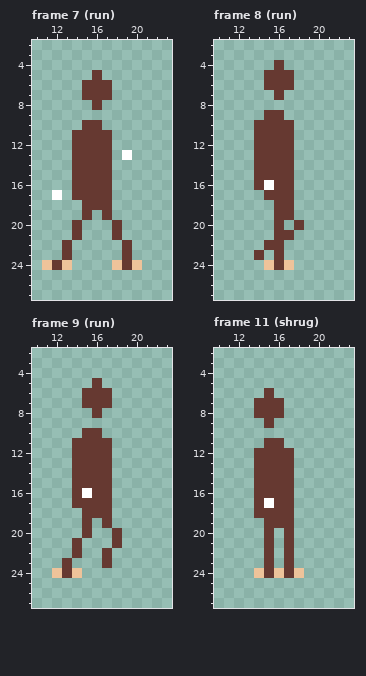
Pixel-art file, stored at assets/1bit_simple.aseprite. The picture above was drawn from the file before the commit.
32x32 pixels, 20 frames. Shown: frame 7 (run): x 10..23, y 2..27; frame 8 (run): x 10..23, y 2..27; frame 9 (run): x 10..23, y 2..27; frame 11 (shrug): x 10..23, y 2..27. The commit also changed other frames, which this record leaves out.
After the commit:
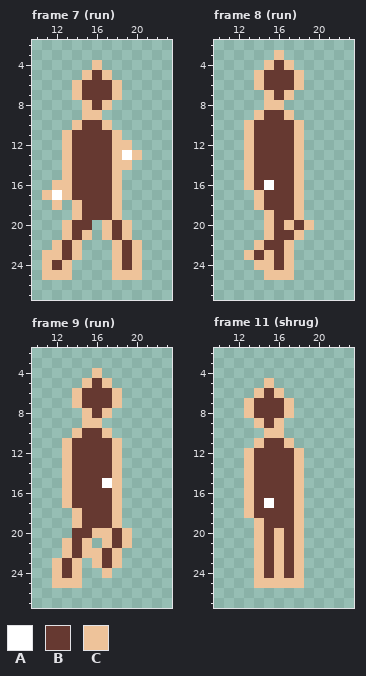
Palette (. is transparent): A #ffffff  B #663931  C #eec39a
Changes in this commit:
Frame 7 (run):
y 4: x 16 . -> C
y 5: x 15 . -> C; x 17 . -> C
y 6..7: x 14 . -> C; x 18 . -> C
y 8: x 15 . -> C; x 17 . -> C
y 9: x 15..16 .. -> CC
y 10: x 14 . -> C; x 17 . -> C
y 11: x 13 . -> C; x 18 . -> C
y 12: x 13 . -> C; x 18..19 .. -> CC
y 13: x 13 . -> C; x 18 . -> C; x 20 . -> C
y 14: x 13 . -> C; x 18..19 .. -> CC
y 15: x 13 . -> C; x 18 . -> C
y 16: x 12..13 .. -> CC; x 18 . -> C
y 17: x 11 . -> C; x 13 . -> C; x 18 . -> C
y 18: x 12 . -> C; x 14 . -> C; x 18 . -> C
y 19: x 14 . -> C; x 16 . -> B; x 18 . -> C
y 20: x 13 . -> C; x 15 . -> B; x 17 . -> C; x 19 . -> C
y 21: x 13 . -> C; x 15 . -> C; x 17 . -> C; x 19 . -> C
y 22: x 12 . -> C; x 14 . -> C; x 18 . -> C; x 20 . -> C
y 23: x 11..12 .. -> CC; x 14 . -> C; x 18 . -> C; x 20 . -> C
y 25: x 11..13 ... -> CCC; x 18..20 ... -> CCC
Frame 8 (run):
y 3: x 16 . -> C
y 4: x 15 . -> C; x 17 . -> C
y 5..6: x 14 . -> C; x 18 . -> C
y 7: x 15 . -> C; x 17 . -> C
y 8: x 15..16 .. -> CC
y 9: x 14 . -> C; x 17 . -> C
y 10..16: x 13 . -> C; x 18 . -> C
y 17: x 14 . -> C; x 18 . -> C
y 18: x 14..15 .. -> CB; x 18 . -> C
y 19: x 15 . -> C; x 18 . -> C
y 20: x 15 . -> C; x 17 . -> C; x 19 . -> C
y 21: x 15 . -> C; x 18 . -> C
y 22: x 14 . -> C; x 17 . -> C
y 23: x 13 . -> C; x 15 . -> C; x 17 . -> C
y 24: x 14 . -> C
y 25: x 15..17 ... -> CCC
Frame 9 (run):
y 4: x 16 . -> C
y 5: x 15 . -> C; x 17 . -> C
y 6..7: x 14 . -> C; x 18 . -> C
y 8: x 15 . -> C; x 17 . -> C
y 9: x 15..16 .. -> CC
y 10: x 14 . -> C; x 17 . -> C
y 11..14: x 13 . -> C; x 18 . -> C
y 15: x 13 . -> C; x 17..18 B. -> AC
y 16: x 13 . -> C; x 15 A -> B; x 18 . -> C
y 17: x 13 . -> C; x 18 . -> C
y 18: x 14 . -> C; x 18 . -> C
y 19: x 14 . -> C; x 16 . -> B; x 18 . -> C
y 20: x 14 . -> B; x 16..17 .. -> CC; x 19 . -> C
y 21: x 13 . -> C; x 15 . -> C; x 17 . -> C; x 19 . -> C
y 22: x 13 . -> C; x 15..16 .. -> CC; x 18 . -> C
y 23: x 12 . -> C; x 14 . -> C; x 16 . -> C; x 18 . -> C
y 24: x 17 . -> C
y 25: x 12..14 ... -> CCC
Frame 11 (shrug):
y 5: x 15 . -> C
y 6: x 14 . -> C; x 16 . -> C
y 7..8: x 13 . -> C; x 17 . -> C
y 9: x 14 . -> C; x 16 . -> C
y 10: x 15..16 .. -> CC
y 11: x 14 . -> C; x 17 . -> C
y 12..18: x 13 . -> C; x 18 . -> C
y 19: x 14 . -> C; x 18 . -> C
y 20..23: x 14 . -> C; x 16 . -> C; x 18 . -> C
y 25: x 14..18 ..... -> CCCCC
